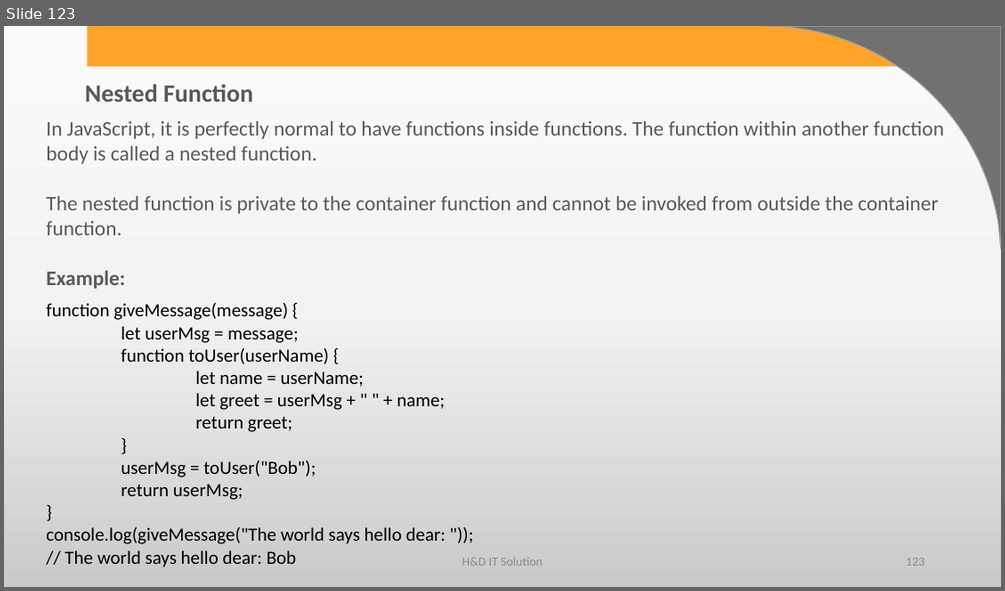
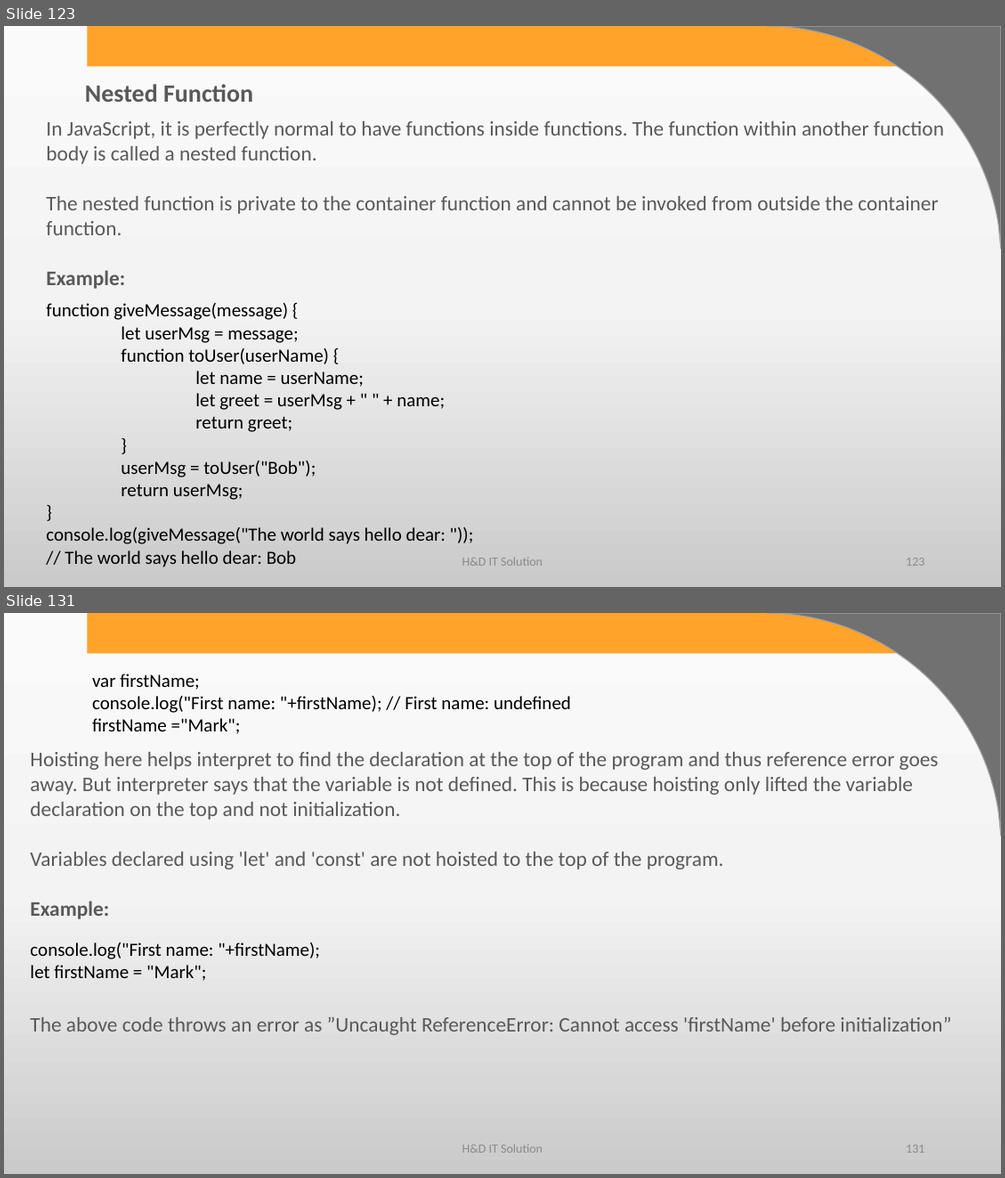
Before and after one commit to harshadasawant/javascript, a slide deck: ppt/JavaScript.pptx. Shown one above the other, each under a label of ours: slide 123 before the commit, slides 123 and 131 after it; the slides between them are not shown. The pictures are 1005x591 and 1005x1178 pixels, drawn with LibreOffice and Linux fonts; fonts in the diff are those of the drawing; background and template pictures are left out. Boxes give left, top, right and bottom in pixels: in the first picture for what was removed or moved away, otherwise in the second. Text is boxed around its words. In the diff, an @@ line names an element or a change of style, - is before the commit and + after.

```diff
--- a/ppt/JavaScript.pptx
+++ b/ppt/JavaScript.pptx
@@ slide 131 added at box(4, 613, 1001, 1174), background gradient #FBFBFB to #F4F4F4 to #CBCBCB; not listed: 2 template elements that a slide beside it also shows @@
@@ text added at box(92, 674, 571, 734), 18 pt, text #000000 @@
+var firstName;
+console.log("First name: "+firstName); // First name: undefined
+firstName ="Mark";
@@ text added at box(30, 752, 938, 919), 20 pt, text #595959 @@
+Hoisting here helps interpret to find the declaration at the top of the program and thus reference error goes away. But interpreter says that the variable is not defined. This is because hoisting only lifted the variable declaration on the top and not initialization.
+Variables declared using 'let' and 'const' are not hoisted to the top of the program.
+Example:
@@ text added at box(30, 942, 320, 981), 18 pt, text #000000 @@
+console.log("First name: "+firstName);
+let firstName = "Mark";
@@ text added at box(30, 1017, 951, 1035), 20 pt, text #595959 @@
+The above code throws an error as ”Uncaught ReferenceError: Cannot access 'firstName' before initialization”
@@ text added at box(462, 1143, 542, 1152), 12 pt, text #8C8C8C @@
+H&D IT Solution
@@ page number added at box(906, 1144, 924, 1152), 12 pt, text #8C8C8C @@
+131
```
Also in this commit, not shown: 2 slides changed, 11 other slides added, 2 other files.
